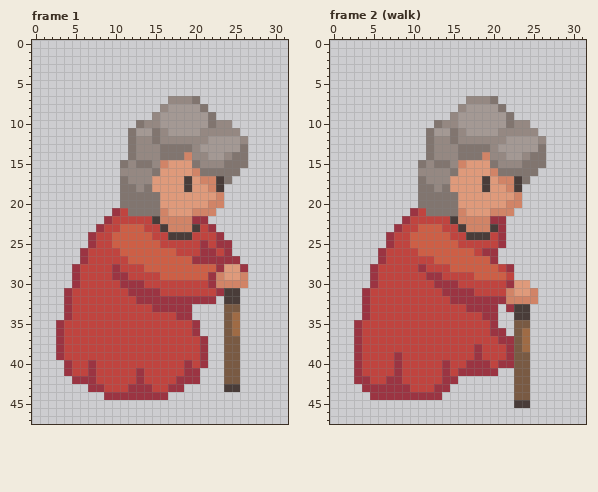
Two states of a pixel-art file, Assets/grandma.aseprite. That is the earlier state.
32x48 pixels, 5 frames. Shown: frame 1, frame 2 (walk). The commit also changed other frames, which this record leaves out.
After the commit:
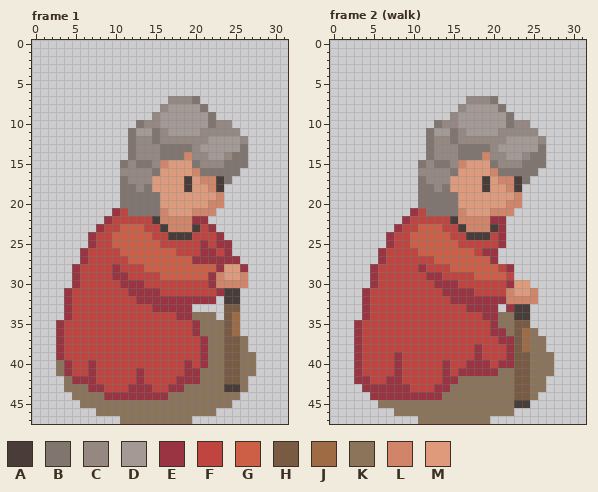
Palette (. is transparent): A #493c39  B #81756f  C #958882  D #a49994  E #9b3442  F #c0443f  G #cd5f46  H #795a43  J #9f6b45  K #8c745b  L #d18467  M #df9a7b
Changes in this commit:
layer "Layer 3" added
Frame 1, layer "Layer 3":
y 34: x 20..22 ... -> KKK
y 35..36: x 21..23 ... -> KKK
y 37..38: x 22..23 .. -> KK; x 26 . -> K
y 39: x 22..23 .. -> KK; x 26..27 .. -> KK
y 40: x 3 . -> K; x 22..23 .. -> KK; x 26..27 .. -> KK
y 41: x 3 . -> K; x 21..23 ... -> KKK; x 26..27 .. -> KK
y 42: x 4 . -> K; x 21..23 ... -> KKK; x 26 . -> K
y 43: x 4..6 ... -> KKK; x 19..23 ..... -> KKKKK; x 26 . -> K
y 44: x 5..8 .... -> KKKK; x 17..25 ......... -> KKKKKKKKK
y 45: x 6..24 ................... -> KKKKKKKKKKKKKKKKKKK
y 46: x 8..22 ............... -> KKKKKKKKKKKKKKK
y 47: x 11..19 ......... -> KKKKKKKKK
Frame 2 (walk), layer "Layer 3":
y 34..35: x 21..22 .. -> KK
y 36: x 22 . -> K; x 25 . -> K
y 37..38: x 25..26 .. -> KK
y 39..40: x 25..27 ... -> KKK
y 41: x 21..22 .. -> KK; x 25..27 ... -> KKK
y 42: x 16..22 ....... -> KKKKKKK; x 25..26 .. -> KK
y 43: x 15..22 ........ -> KKKKKKKK; x 25..26 .. -> KK
y 44: x 14..22 ......... -> KKKKKKKKK; x 25 . -> K
y 45: x 6..22 ................. -> KKKKKKKKKKKKKKKKK
y 46: x 8..22 ............... -> KKKKKKKKKKKKKKK
y 47: x 11..19 ......... -> KKKKKKKKK
Pixel boxes of the changes (left, top, right, bottom) in both pictures:
added: (56, 312, 256, 424)
added: (378, 312, 554, 424)
